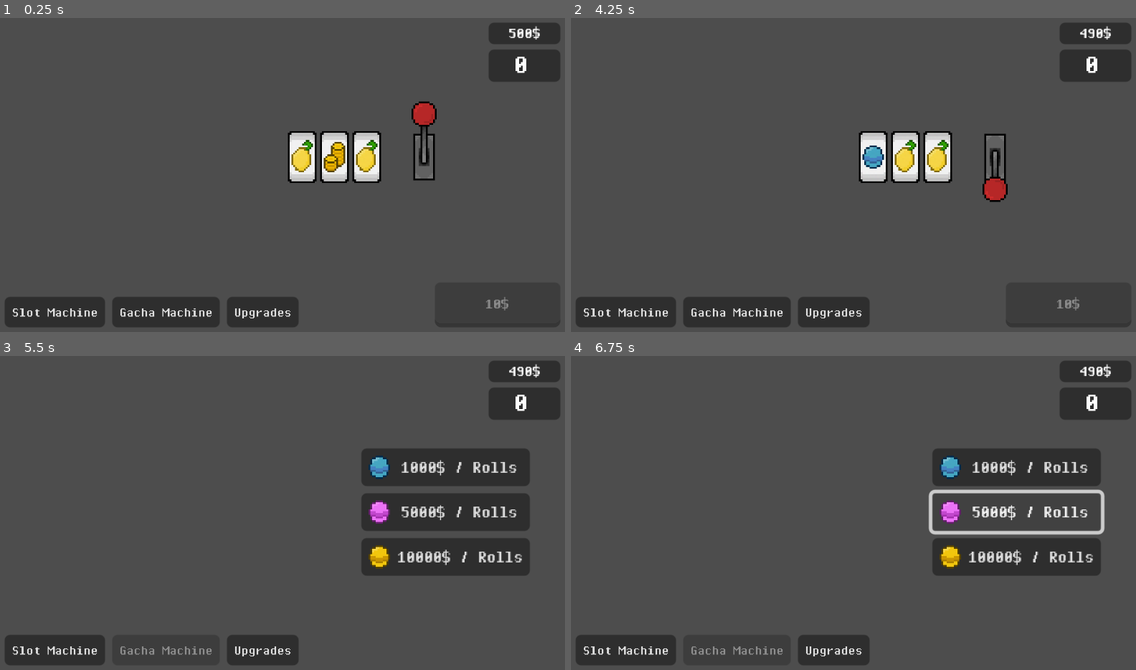
Above: before the commit, frames 1-4 (two rows, left to right).
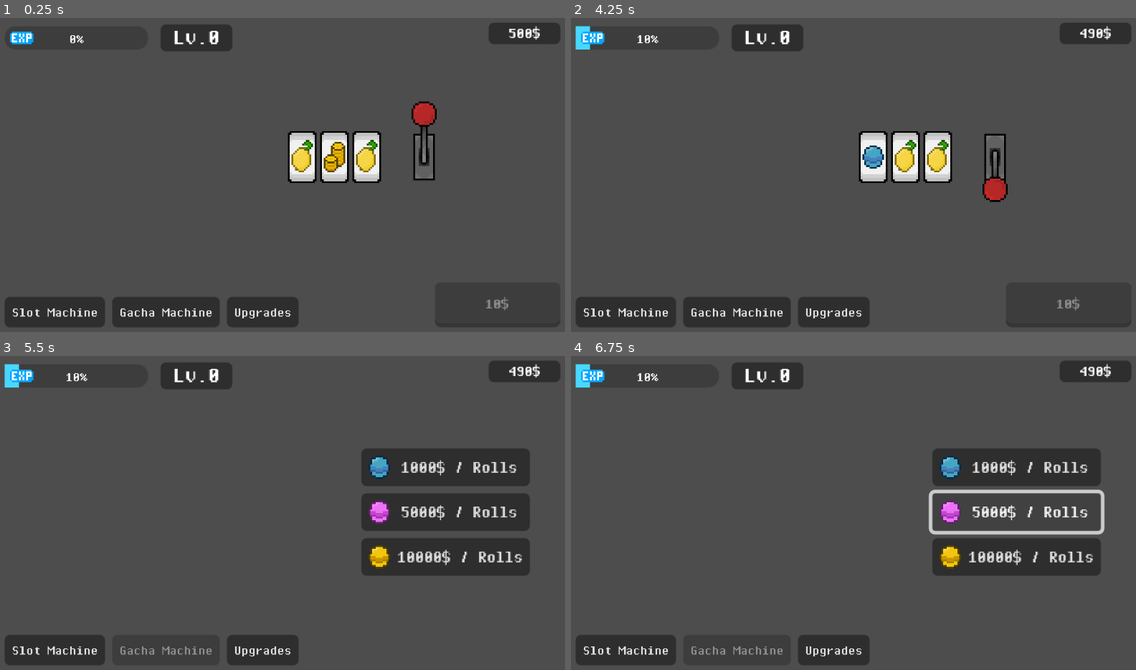
Above: after the commit, the same moments.

Repository: Animo105/gamble
Game: Godot game, scene res://Slot machine/slot_machine.tscn
The game is run twice, just before and just after one commit, with the same random seed, the same clock (stepped at 60 frames per second) and the same inputs.
Inputs (mouse positions are in pixels of both pictures, inside the frame that each line leads up to):
- Up to frame 1 (0.25 s): no input
- Up to frame 2 (4.25 s): click (994, 156) at 0.5 s; tap Enter at 3.5 s
- Up to frame 3 (5.5 s): click "Slot Machine" at 4.25 s; click "Gacha Machine" at 5 s
- Up to frame 4 (6.75 s): click "1000$ / Rolls" at 5.75 s; click "5000$ / Rolls" at 6.5 s

The runs differ from the first frame. In frame 1, 2.5% of the frame differs, in the area x 1-100%, y 2-21%; in frame 2, 2.6%, in the area x 0-100%, y 2-21%; in frame 3, 2.6%; in frame 4, 2.6%.

Commit message:
rework des gacha et du HUD

Diff:
--- a/Assets/JSON/gachas.json
+++ b/Assets/JSON/gachas.json
@@ -27,7 +27,7 @@
 		"waifus":[
 			{
 				"id":4,
-				"name":"Unused Gear",
+				"name":"la fameuse Amélie",
 				"description":"Increase slot speed.",
 				"texture":"gear.png",
 			},
@@ -40,7 +40,7 @@
 				"id":3,
 				"name":"VIP tag",
 				"description":"Increase exp gain.",
-				"texture":"horseshoe.png",
+				"texture":"vip_tag.png",
 				"expression":"0",
 			},
 		],
--- a/Autoloads/HUD/hud.tscn
+++ b/Autoloads/HUD/hud.tscn
@@ -1,12 +1,17 @@
-[gd_scene load_steps=3 format=3 uid="uid://bik8s6nkqm1oc"]
+[gd_scene load_steps=5 format=3 uid="uid://bik8s6nkqm1oc"]
 
 [ext_resource type="Script" uid="uid://c7ssk51bka2px" path="res://Autoloads/HUD/hud_script.gd" id="1_56do0"]
 [ext_resource type="FontFile" uid="uid://g4agobb7vun1" path="res://UI/Fonts/PixelOperatorMonoHB.ttf" id="1_jis8a"]
+[ext_resource type="Texture2D" uid="uid://b1egxkcjimu1j" path="res://Assets/small_exp_sign.png" id="3_672b6"]
+
+[sub_resource type="StyleBoxFlat" id="StyleBoxFlat_672b6"]
+bg_color = Color(0.283664, 0.846888, 1, 1)
 
 [node name="HUD" type="CanvasLayer"]
 script = ExtResource("1_56do0")
 
 [node name="money" type="Panel" parent="."]
+custom_minimum_size = Vector2(40, 12)
 anchors_preset = 1
 anchor_left = 1.0
 anchor_right = 1.0
@@ -29,6 +34,68 @@
 horizontal_alignment = 1
 vertical_alignment = 1
 
+[node name="exp" type="Control" parent="."]
+layout_mode = 3
+anchors_preset = 0
+offset_left = 5.0
+offset_top = 5.0
+offset_right = 132.0
+offset_bottom = 22.0
+
+[node name="exp bar" type="ProgressBar" parent="exp"]
+custom_minimum_size = Vector2(80, 10)
+layout_mode = 1
+anchors_preset = 4
+anchor_top = 0.5
+anchor_bottom = 0.5
+offset_top = -6.5
+offset_right = 80.0
+offset_bottom = 6.5
+grow_vertical = 2
+theme_override_fonts/font = ExtResource("1_jis8a")
+theme_override_font_sizes/font_size = 8
+theme_override_styles/fill = SubResource("StyleBoxFlat_672b6")
+value = 50.0
+
+[node name="exp sign" type="TextureRect" parent="exp/exp bar"]
+layout_mode = 1
+anchors_preset = 4
+anchor_top = 0.5
+anchor_bottom = 0.5
+offset_left = 3.0
+offset_top = -3.5
+offset_right = 16.0
+offset_bottom = 3.5
+grow_vertical = 2
+texture = ExtResource("3_672b6")
+
+[node name="level" type="Panel" parent="exp"]
+custom_minimum_size = Vector2(40, 15)
+layout_mode = 1
+anchors_preset = 6
+anchor_left = 1.0
+anchor_top = 0.5
+anchor_right = 1.0
+anchor_bottom = 0.5
+offset_left = -30.0
+offset_top = -7.5
+offset_bottom = 7.5
+grow_horizontal = 0
+grow_vertical = 2
+
+[node name="Label" type="Label" parent="exp/level"]
+layout_mode = 1
+anchors_preset = 15
+anchor_right = 1.0
+anchor_bottom = 1.0
+grow_horizontal = 2
+grow_vertical = 2
+theme_override_fonts/font = ExtResource("1_jis8a")
+theme_override_font_sizes/font_size = 13
+text = "Lv.0"
+horizontal_alignment = 1
+vertical_alignment = 1
+
 [node name="HBoxContainer" type="HBoxContainer" parent="."]
 anchors_preset = 2
 anchor_top = 1.0
@@ -59,6 +126,7 @@
 
 [node name="pause layer" type="CanvasLayer" parent="."]
 layer = 2
+visible = false
 
 [node name="CenterContainer" type="CenterContainer" parent="pause layer"]
 anchors_preset = 15
@@ -132,20 +200,6 @@
 offset_bottom = 23.0
 theme_override_font_sizes/font_size = 5
 text = "Performance"
-
-[node name="exp" type="Panel" parent="."]
-offset_left = 275.0
-offset_top = 20.0
-offset_right = 315.0
-offset_bottom = 38.0
-
-[node name="Label" type="Label" parent="exp"]
-layout_mode = 0
-offset_left = 14.0
-offset_right = 54.0
-offset_bottom = 23.0
-theme_override_fonts/font = ExtResource("1_jis8a")
-text = "0"
 
 [connection signal="pressed" from="HBoxContainer/slot machine" to="." method="_on_slot_machine_pressed"]
 [connection signal="pressed" from="HBoxContainer/gacha machine" to="." method="_on_gacha_machine_pressed"]
--- a/Autoloads/HUD/hud_script.gd
+++ b/Autoloads/HUD/hud_script.gd
@@ -9,6 +9,10 @@
 const SLOT_MACHINE_SCENE = preload("res://Slot machine/slot_machine.tscn")
 const UPGRADE_SHOP_SCENE = preload("res://Shop/upgrade_shop.tscn")
 const GACHA_MACHINE = preload("res://Gacha Machine/gacha_machine.tscn")
+
+@onready var level_label: Label = $exp/level/Label
+@onready var money_label: Label = $money/Label
+@onready var exp_bar: ProgressBar = $"exp/exp bar"
 
 var buttons : Array[Button] = []
 var selected_button : Button = null
@@ -30,10 +34,12 @@
 	_experience_update()
 
 func _money_update():
-	$money/Label.text = "%d$" % Global.money
+	money_label.text = "%d$" % Global.money
 
 func _experience_update():
-	$exp/Label.text = str(Global.level)
+	exp_bar.value = Global.experience
+	exp_bar.max_value = Global.levelUpAmmount
+	level_label.text = "Lv.%d" % Global.level
 
 
 func _on_slot_machine_pressed() -> void:
--- a/Autoloads/gachas_data.gd
+++ b/Autoloads/gachas_data.gd
@@ -1,4 +1,6 @@
 extends Node
+
+var gachas_list : Array[Prize] = []
 
 var gachas : Array[Gacha] = []
 
@@ -30,6 +32,7 @@
 				if !item.has("expression") : push_error("item without expression : ", item); continue
 				var new_item : Item = Item.new(item["id"], item["name"], item["description"], item["texture"], item["expression"])
 				new_gacha.items.append(new_item)
+				gachas_list.append(new_item)
 
 
 			for waifu in gacha["waifus"]:
@@ -52,7 +55,17 @@
 		var choosen_one : int = rng.rand_weighted([5, 1])
 		var prize : Prize
 		if choosen_one == 0: #pick item
-			prize = items.pick_random()
+			var choosen : Item = items.pick_random()
+			if Global.items_won.has(choosen.id):
+				if Global.items_won[choosen.id] >= 5:
+					return null
+				else:
+					Global.items_won[choosen.id] += 1
+					prize = choosen
+			else:
+				Global.items_won[choosen.id] = 1
+				prize = choosen
+
 		else: # pick waifu
 			prize = waifus.pick_random()
 		return prize
--- a/Autoloads/global.gd
+++ b/Autoloads/global.gd
@@ -3,11 +3,9 @@
 signal _money_update
 signal experience_update
 
-var level : int = 0:
-	set(value):
-		level = value
+var level : int = 0
+var levelUpAmmount : int = 100
 
-var levelUpAmmount : int = 100
 var experience : int = 0:
 	set(value):
 		experience = value
@@ -21,8 +19,10 @@
 	set(value):
 		money = value
 		_money_update.emit()
+
 var upgrades_bought : Dictionary[int, int] = {}
-
+var items_won : Dictionary[int, int] = {}
+var waifus_won : Dictionary[int, int] = {}
 
 # Gacha machine global
 var base_capsule_price: int = 1000
--- a/Gacha Machine/Scripts/gacha_machine_scripts.gd
+++ b/Gacha Machine/Scripts/gacha_machine_scripts.gd
@@ -2,11 +2,15 @@
 
 @onready var blue_capsules: Button = $"CenterContainer/VBoxContainer/blue capsules"
 @onready var pink_capsules: Button = $"CenterContainer/VBoxContainer/pink capsules"
+@onready var yellow_capsules: Button = $"CenterContainer/VBoxContainer/yellow capsules"
+@onready var gacha_prize: GachaPrize = $"Gacha Prize"
+@onready var exp_prize: Control = $"Exp Prize"
 
-@onready var yellow_capsules: Button = $"CenterContainer/VBoxContainer/yellow capsules"
 
 func _ready() -> void:
 	update_buttons()
+	exp_prize.visible = false
+	gacha_prize.visible = false
 
 func update_buttons():
 	# blue capsule text
@@ -67,8 +71,11 @@
 func roll(idx : int):
 	var prize : GachasData.Prize = GachasData.gachas[idx].roll()
 	if prize == null:
-		print("exp")
-	elif prize is GachasData.Item:
-		print("item")
-	elif prize is GachasData.Waifu:
-		print("WAIFU")
+		gacha_prize.visible = false
+		exp_prize.visible = true
+		$"Exp Prize/Panel/Label".text = str(GachasData.gachas[idx].exp_prize)
+		Global.experience += GachasData.gachas[idx].exp_prize
+	else:
+		exp_prize.visible = false
+		gacha_prize.visible = true
+		gacha_prize.update(prize)
--- /dev/null
+++ b/Gacha Machine/Scripts/gacha_prize.gd
@@ -0,0 +1,21 @@
+extends Control
+class_name GachaPrize
+
+const TEXTURE_DIR : String = "res://Assets/Gacha/Items/"
+@onready var texture_rect: TextureRect = $Panel/TextureRect
+@onready var label_name: Label = $"Panel/TextureRect/Label name"
+@onready var label_description: Label = $"Panel/Label description"
+@onready var stars: Sprite2D = $stars
+
+
+func update(prize : GachasData.Prize):
+	var texture_path  = TEXTURE_DIR + prize.texture
+	if FileAccess.file_exists(texture_path):
+		texture_rect.texture = load(texture_path)
+	label_name.text = prize.nom
+	label_description.text = prize.description
+	if prize is GachasData.Item:
+		stars.visible = true
+		stars.frame = Global.items_won[prize.id]-1
+	else:
+		stars.visible = false
--- a/Gacha Machine/gacha_machine.tscn
+++ b/Gacha Machine/gacha_machine.tscn
@@ -1,10 +1,12 @@
-[gd_scene load_steps=6 format=3 uid="uid://dm5b4b8l6w1k5"]
+[gd_scene load_steps=8 format=3 uid="uid://dm5b4b8l6w1k5"]
 
 [ext_resource type="Script" uid="uid://p5xdefa2matt" path="res://Gacha Machine/Scripts/gacha_machine_scripts.gd" id="1_onmxo"]
 [ext_resource type="FontFile" uid="uid://g4agobb7vun1" path="res://UI/Fonts/PixelOperatorMonoHB.ttf" id="2_p0p7q"]
 [ext_resource type="Texture2D" uid="uid://dytm1fy0i5mwm" path="res://Assets/Gacha/capsules_gacha_bleu.png" id="3_6yh4g"]
 [ext_resource type="Texture2D" uid="uid://cta4gmc1guwuu" path="res://Assets/Gacha/capsules_rose.png" id="4_6yh4g"]
 [ext_resource type="Texture2D" uid="uid://b47gk1niro4r7" path="res://Assets/Gacha/capsules_gacha_jaune.png" id="5_1i34p"]
+[ext_resource type="PackedScene" uid="uid://k47crttpllq0" path="res://Gacha Machine/gacha_prize.tscn" id="6_tvjct"]
+[ext_resource type="Texture2D" uid="uid://dctrd3tr4oixo" path="res://Assets/Gacha/big_exp_sign.png" id="7_1i34p"]
 
 [node name="Gacha Machine" type="Control"]
 layout_mode = 3
@@ -49,6 +51,74 @@
 text = "Yellow Rolls"
 icon = ExtResource("5_1i34p")
 
+[node name="Gacha Prize" parent="." instance=ExtResource("6_tvjct")]
+visible = false
+layout_mode = 1
+anchors_preset = 4
+anchor_top = 0.5
+anchor_bottom = 0.5
+offset_left = 44.0
+offset_top = -25.0
+offset_right = 124.0
+offset_bottom = 25.0
+grow_horizontal = 1
+
+[node name="Exp Prize" type="Control" parent="."]
+visible = false
+custom_minimum_size = Vector2(100, 0)
+layout_mode = 1
+anchors_preset = 4
+anchor_top = 0.5
+anchor_bottom = 0.5
+offset_left = 34.0
+offset_top = -20.0
+offset_right = 134.0
+offset_bottom = 20.0
+grow_vertical = 2
+
+[node name="Panel" type="Panel" parent="Exp Prize"]
+layout_mode = 1
+anchors_preset = 15
+anchor_right = 1.0
+anchor_bottom = 1.0
+grow_horizontal = 2
+grow_vertical = 2
+
+[node name="TextureRect" type="TextureRect" parent="Exp Prize/Panel"]
+custom_minimum_size = Vector2(22, 9)
+layout_mode = 1
+anchors_preset = 8
+anchor_left = 0.5
+anchor_top = 0.5
+anchor_right = 0.5
+anchor_bottom = 0.5
+offset_left = -11.0
+offset_top = -12.5
+offset_right = 11.0
+offset_bottom = -3.5
+grow_horizontal = 2
+grow_vertical = 2
+texture = ExtResource("7_1i34p")
+
+[node name="Label" type="Label" parent="Exp Prize/Panel"]
+layout_mode = 1
+anchors_preset = 8
+anchor_left = 0.5
+anchor_top = 0.5
+anchor_right = 0.5
+anchor_bottom = 0.5
+offset_left = -20.0
+offset_top = -2.5
+offset_right = 20.0
+offset_bottom = 8.5
+grow_horizontal = 2
+grow_vertical = 2
+theme_override_fonts/font = ExtResource("2_p0p7q")
+theme_override_font_sizes/font_size = 10
+text = "1000"
+horizontal_alignment = 1
+vertical_alignment = 1
+
 [connection signal="pressed" from="CenterContainer/VBoxContainer/blue capsules" to="." method="_on_blue_capsules_pressed"]
 [connection signal="pressed" from="CenterContainer/VBoxContainer/pink capsules" to="." method="_on_pink_capsules_pressed"]
 [connection signal="pressed" from="CenterContainer/VBoxContainer/yellow capsules" to="." method="_on_yellow_capsules_pressed"]
--- /dev/null
+++ b/Gacha Machine/gacha_prize.tscn
@@ -0,0 +1,73 @@
+[gd_scene load_steps=5 format=3 uid="uid://k47crttpllq0"]
+
+[ext_resource type="Script" uid="uid://cybwqcbj025wt" path="res://Gacha Machine/Scripts/gacha_prize.gd" id="1_0ccq2"]
+[ext_resource type="Texture2D" uid="uid://br0hrug1oueov" path="res://Assets/Gacha/Items/clover.png" id="1_r5nje"]
+[ext_resource type="FontFile" uid="uid://g4agobb7vun1" path="res://UI/Fonts/PixelOperatorMonoHB.ttf" id="3_2werw"]
+[ext_resource type="Texture2D" uid="uid://dvcsfpik2yn6y" path="res://Assets/Gacha/stars.png" id="4_s46bm"]
+
+[node name="Gacha Prize" type="Control"]
+custom_minimum_size = Vector2(80, 50)
+layout_mode = 3
+offset_right = 80.0
+offset_bottom = 50.0
+grow_horizontal = 2
+grow_vertical = 2
+script = ExtResource("1_0ccq2")
+
+[node name="Panel" type="Panel" parent="."]
+custom_minimum_size = Vector2(50, 50)
+layout_mode = 1
+anchors_preset = 15
+anchor_right = 1.0
+anchor_bottom = 1.0
+grow_horizontal = 2
+grow_vertical = 2
+
+[node name="TextureRect" type="TextureRect" parent="Panel"]
+custom_minimum_size = Vector2(16, 16)
+layout_mode = 1
+anchors_preset = 5
+anchor_left = 0.5
+anchor_right = 0.5
+offset_left = -8.0
+offset_top = 3.0
+offset_right = 8.0
+offset_bottom = 19.0
+grow_horizontal = 2
+texture = ExtResource("1_r5nje")
+
+[node name="Label name" type="Label" parent="Panel/TextureRect"]
+layout_mode = 1
+anchors_preset = -1
+anchor_left = -2.0
+anchor_top = 1.25
+anchor_right = 3.031
+anchor_bottom = 1.812
+offset_right = -0.496002
+offset_bottom = 0.00799942
+grow_horizontal = 2
+grow_vertical = 0
+theme_override_fonts/font = ExtResource("3_2werw")
+theme_override_font_sizes/font_size = 8
+text = "ITEM NAME"
+horizontal_alignment = 1
+
+[node name="Label description" type="Label" parent="Panel"]
+layout_mode = 1
+anchors_preset = 12
+anchor_top = 1.0
+anchor_right = 1.0
+anchor_bottom = 1.0
+offset_top = -16.0
+grow_horizontal = 2
+grow_vertical = 0
+theme_override_fonts/font = ExtResource("3_2werw")
+theme_override_font_sizes/font_size = 5
+text = "ITEM DESCRIPTION"
+horizontal_alignment = 1
+autowrap_mode = 3
+
+[node name="stars" type="Sprite2D" parent="."]
+position = Vector2(40, 20)
+texture = ExtResource("4_s46bm")
+hframes = 5
--- a/Slot machine/Scripts/slot_machine_script.gd
+++ b/Slot machine/Scripts/slot_machine_script.gd
@@ -10,8 +10,7 @@
 
 
 func _ready() -> void:
-	var main_music = $mainMusic
-	main_music.play()
+	$mainMusic.play()
 	slots.append($Slot)
 	slots.append($Slot2)
 	slots.append($Slot3)
@@ -23,11 +22,8 @@
 		weights.append(SlotsData.slots[possibility].weight)
 
 func _on_lever_button_pressed() -> void:
-	print("exp: ",Global.experience)
 	# check si tu peux pull le lever, animation + take money
 	if Global.money >= Global.bet_ammount:
-		var gambling = $gambling
-		gambling.play()
 		lever_sprite.play("lever_down")
 		lever_button.disabled = true
 		var bet = Global.bet_ammount
@@ -55,6 +51,8 @@
 			winSound.play()
 		else:
 			Global.experience += 10
+
+		# reset lever
 		lever_sprite.play("lever_up")
 		lever_button.disabled = false
 		for slot in slots:
--- a/Slot machine/slot_machine.tscn
+++ b/Slot machine/slot_machine.tscn
@@ -1,11 +1,10 @@
-[gd_scene load_steps=19 format=3 uid="uid://rrqvetwswhe0"]
+[gd_scene load_steps=18 format=3 uid="uid://rrqvetwswhe0"]
 
 [ext_resource type="Script" uid="uid://deeiretn6ypig" path="res://Slot machine/Scripts/slot_machine_script.gd" id="1_8lydx"]
 [ext_resource type="Texture2D" uid="uid://dxeaby3122vjx" path="res://Assets/Slot Machine/slot_machine_lever.png" id="2_u3mqo"]
 [ext_resource type="PackedScene" uid="uid://fv8dx326jo7k" path="res://Slot machine/slot.tscn" id="3_u3mqo"]
 [ext_resource type="FontFile" uid="uid://g4agobb7vun1" path="res://UI/Fonts/PixelOperatorMonoHB.ttf" id="4_umstu"]
 [ext_resource type="AudioStream" uid="uid://d4hyv7qlmmfbe" path="res://SFX/mainTheme.wav" id="6_kanra"]
-[ext_resource type="AudioStream" uid="uid://dp6x8wf55f2o5" path="res://SFX/bruit-casino.wav" id="7_kanra"]
 
 [sub_resource type="AtlasTexture" id="AtlasTexture_i6cki"]
 atlas = ExtResource("2_u3mqo")
@@ -150,10 +149,6 @@
 stream = ExtResource("6_kanra")
 volume_db = -4.0
 
-[node name="gambling" type="AudioStreamPlayer2D" parent="."]
-stream = ExtResource("7_kanra")
-volume_db = 5.0
-
 [node name="Label" type="Label" parent="."]
 offset_right = 40.0
 offset_bottom = 23.0
Binary file added: Assets/Gacha/Items/clover.png
Not shown, added: Assets/Gacha/Items/clover.png.import
Binary file added: Assets/Gacha/Items/gear.png
Not shown, added: Assets/Gacha/Items/gear.png.import
Binary file added: Assets/Gacha/Items/horseshoe.png
Not shown, added: Assets/Gacha/Items/horseshoe.png.import
Binary file added: Assets/Gacha/Items/vip_tag.png
Not shown, added: Assets/Gacha/Items/vip_tag.png.import
Binary file added: Assets/Gacha/big_exp_sign.png
Not shown, added: Assets/Gacha/big_exp_sign.png.import
Binary file added: Assets/Gacha/stars.png
Not shown, added: Assets/Gacha/stars.png.import
(and 3 more such lines)
